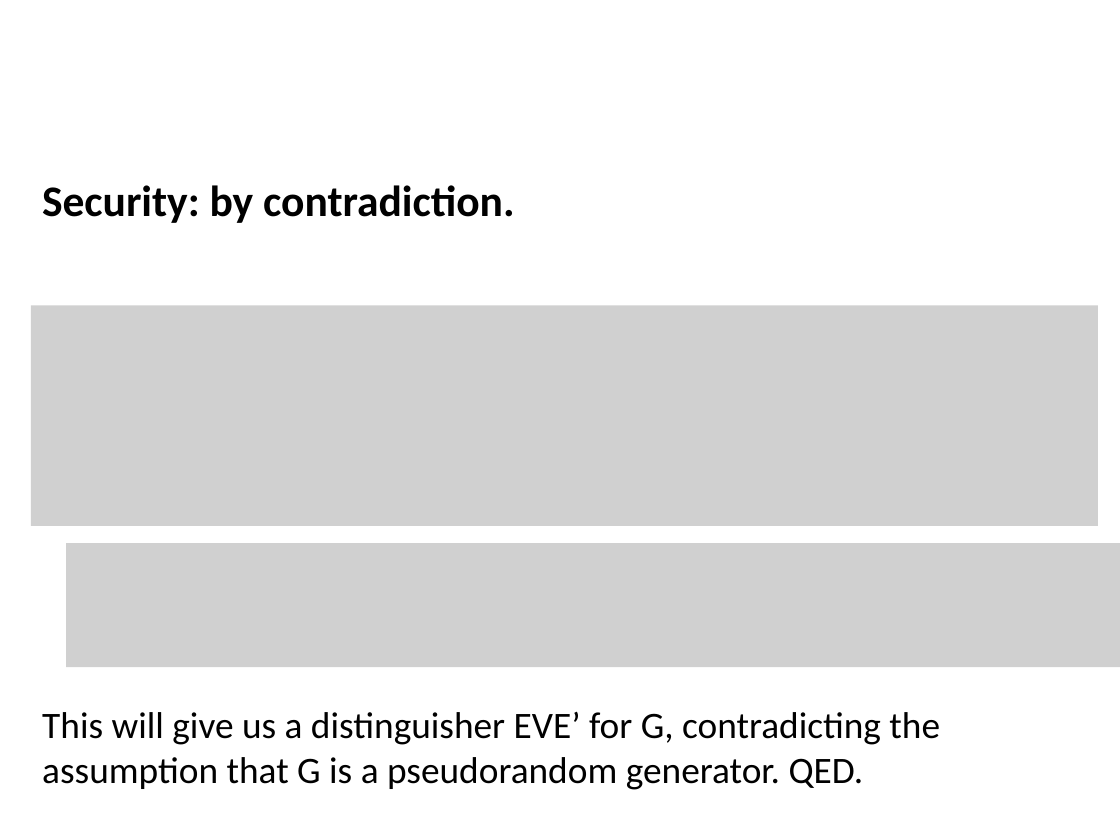
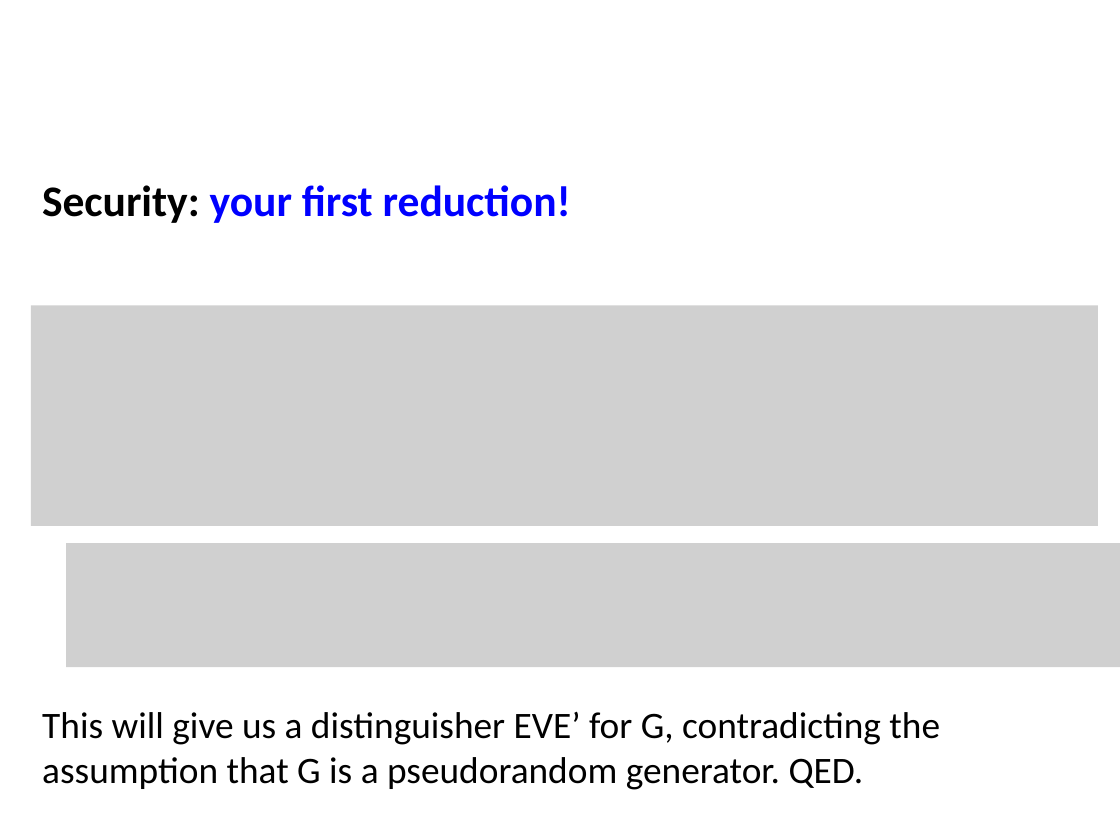
Before and after one commit to mit6875/mit6875.github.io, a slide deck: slide 26 of SLIDES/lec2.pptx (slide 20 before the commit). Drawn at 1120x840 pixels with LibreOffice and Linux fonts; fonts in the diff are those of the drawing; grey boxes stand for pictures. Boxes give left, top, right and bottom in pixels: in the first picture for what was removed or moved away, otherwise in the second. Text is boxed around its words. In the diff, an @@ line names an element or a change of style, - is before the commit and + after.

```diff
--- a/SLIDES/lec2.pptx
+++ b/SLIDES/lec2.pptx
@@ text at (42, 185, 571, 223): text changed; text colour #000000 to #0000FF @@
-Security: by contradiction.
+Security: your first reduction!
```
Also in this commit, not shown: 18 other slides changed, 18 slides added, 11 slides removed, 1 other file.
